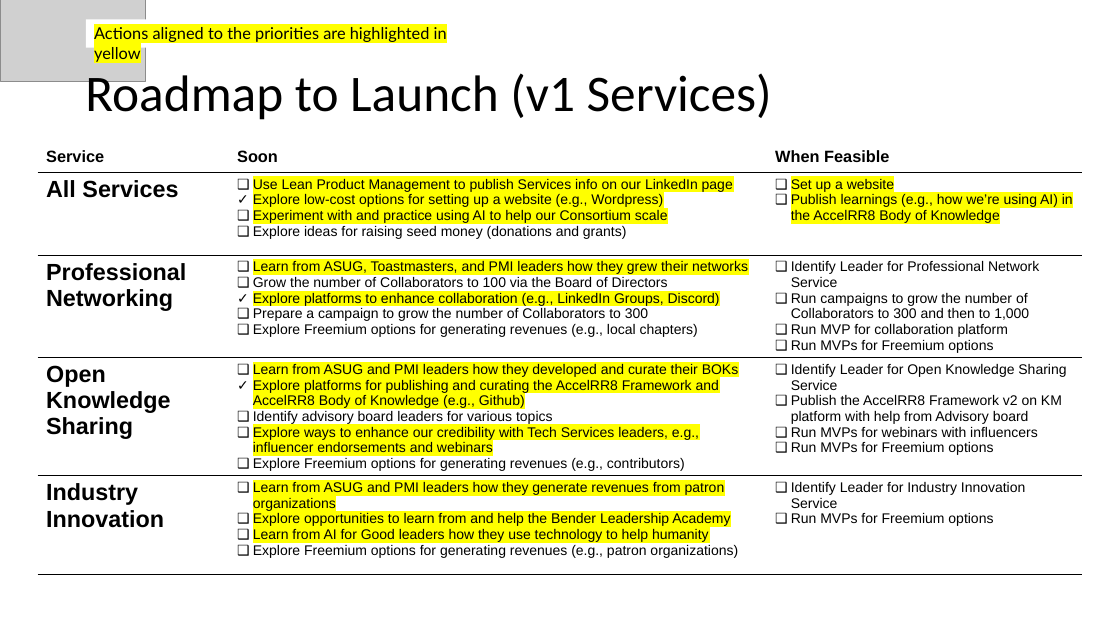
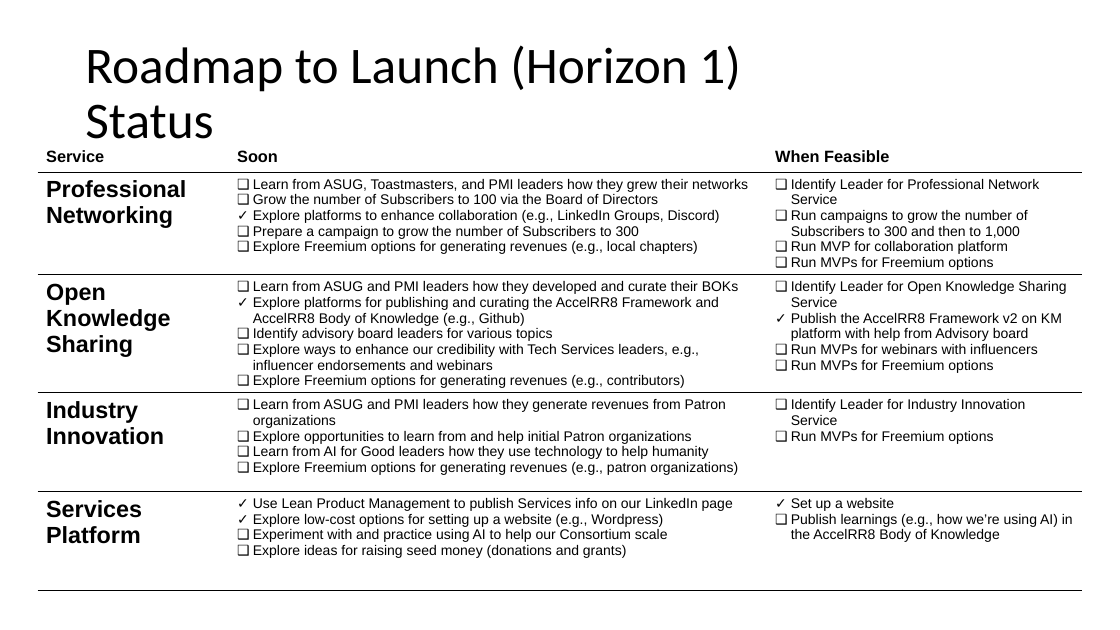
Before and after one commit to AccelRR8-Consortium-NonProfit/Management-Public, a slide deck: slide 7 of docs/2_Value_Creation/2a_Product/2a_Product_Management_Plan.pptx (slide 6 before the commit). Drawn at 1120x630 pixels with LibreOffice and Linux fonts; fonts in the diff are those of the drawing; grey boxes stand for pictures; background and template pictures are left out. Boxes give left, top, right and bottom in pixels: in the first picture for what was removed or moved away, otherwise in the second. Text is boxed around its words. In the diff, an @@ line names an element or a change of style, - is before the commit and + after.

Commit message:
Updates to Product Documentation

```diff
--- a/docs/2_Value_Creation/2a_Product/2a_Product_Management_Plan.pptx
+++ b/docs/2_Value_Creation/2a_Product/2a_Product_Management_Plan.pptx
@@ picture removed at [0, 0, 146, 82] @@
@@ text removed at [94, 27, 447, 62] @@
-Actions aligned to the priorities are highlighted in yellow
@@ title at [85, 45, 741, 139]: text changed @@
-Roadmap to Launch (v1 Services)
+Roadmap to Launch (Horizon 1)
+Status
@@ table at [38, 144, 1082, 606] @@
-row 2: All Services | Use Lean Product Management to publish Services info on our LinkedIn page / Explore low-cost options for setting up a website (e.g., Wordpress) / Experiment with and practice using AI to help our Consortium scale / Explore ideas for raising seed money (donations and grants) | Set up a website / Publish learnings (e.g., how we’re using AI) in the AccelRR8 Body of Knowledge
-row 3: Professional Networking | Learn from ASUG, Toastmasters, and PMI leaders how they grew their networks / Grow the number of Collaborators to 100 via the Board of Directors / Explore platforms to enhance collaboration (e.g., LinkedIn Groups, Discord) / Prepare a campaign to grow the number of Collaborators to 300 / Explore Freemium options for generating revenues (e.g., local chapters) | Identify Leader for Professional Network Service / Run campaigns to grow the number of Collaborators to 300 and then to 1,000 / Run MVP for collaboration platform / Run MVPs for Freemium options
+row 2: Professional Networking | Learn from ASUG, Toastmasters, and PMI leaders how they grew their networks / Grow the number of Subscribers to 100 via the Board of Directors / Explore platforms to enhance collaboration (e.g., LinkedIn Groups, Discord) / Prepare a campaign to grow the number of Subscribers to 300 / Explore Freemium options for generating revenues (e.g., local chapters) | Identify Leader for Professional Network Service / Run campaigns to grow the number of Subscribers to 300 and then to 1,000 / Run MVP for collaboration platform / Run MVPs for Freemium options
-row 5: Industry / Innovation | Learn from ASUG and PMI leaders how they generate revenues from patron organizations / Explore opportunities to learn from and help the Bender Leadership Academy / Learn from AI for Good leaders how they use technology to help humanity / Explore Freemium options for generating revenues (e.g., patron organizations) | Identify Leader for Industry Innovation Service / Run MVPs for Freemium options
+row 4: Industry / Innovation | Learn from ASUG and PMI leaders how they generate revenues from Patron organizations / Explore opportunities to learn from and help initial Patron organizations / Learn from AI for Good leaders how they use technology to help humanity / Explore Freemium options for generating revenues (e.g., patron organizations) | Identify Leader for Industry Innovation Service / Run MVPs for Freemium options
+row 5: Services Platform | Use Lean Product Management to publish Services info on our LinkedIn page / Explore low-cost options for setting up a website (e.g., Wordpress) / Experiment with and practice using AI to help our Consortium scale / Explore ideas for raising seed money (donations and grants) | Set up a website / Publish learnings (e.g., how we’re using AI) in the AccelRR8 Body of Knowledge
```
Also in this commit, not shown: 1 slide added, 11 other files.
